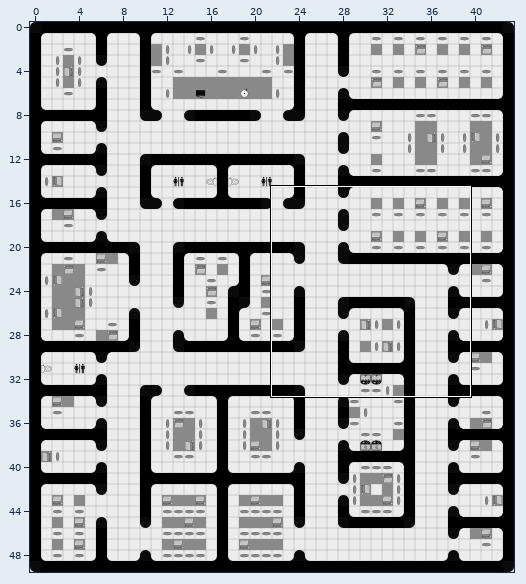
An edit to a level. Tiled map, flask/assets/map3.tmx. Above: a wide view before the commit, with the close-up outlined.
Close-up. The starting point:
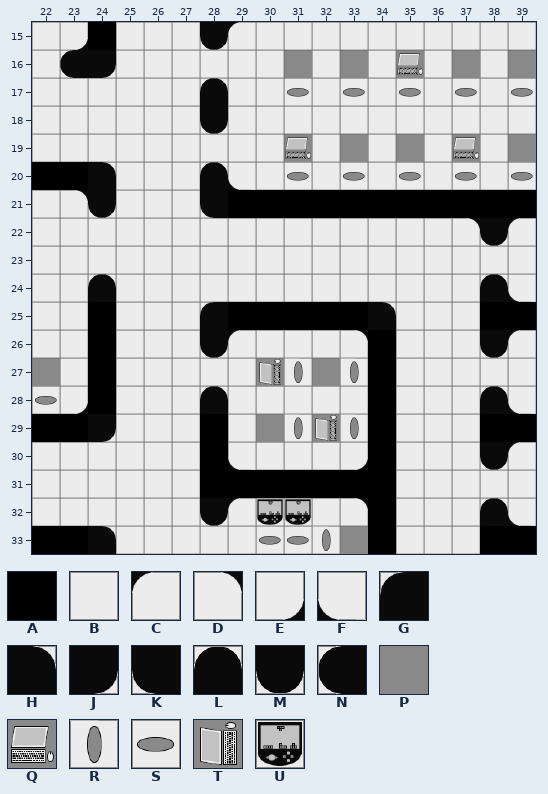
Cells are 64x64 px. Shown: x 22..39, y 15..33. The commit also changed other parts of the map, which this record leaves out. Tiles whose own drawing changed are shown in their newer look in all pictures.
Key: from "tiles2": A 0, B 1, C 2, D 3, E 4, F 5, G 6, H 7, J 8, K 9, L 10, M 11, N 12, P 14, Q 15, R 16, S 17, T 18, U 27.
_ is an empty cell, # one hidden under a higher layer.
Layer "Below Player" before, first column x 22:
15 BE#BBB#CBBBBBBBBBB
16 B##BBBBBB#B#B#B#B#
17 BBBBBB#BBSBSBSBSBS
18 BBBBBB#BBBBBBBBBBB
19 BBBBBBBBB#B#B#B#B#
20 ###BBB#FBSBSBSBSBS
21 BD#BBB############
22 BBBBBBBBBBBBBBBD#C
23 BBBBBBBBBBBBBBBBBB
24 BB#BBBBBBBBBBBBB#F
25 BB#BBB#######BBB##
26 BB#BBB#CBBBD#BBB#C
27 #B#BBBBB#R#R#BBBBB
28 SE#BBB#BBBBB#BBB#F
29 ###BBB#B#R#R#BBB##
30 BBBBBB#FBBBE#BBB#C
31 BBBBBB#######BBBBB
32 BBBBBB#C##BD#BBB#F
33 ###BBBBBSSR##BBB##
Layer "World" before, first column x 22:
15 __A___M___________
16 _NJ______P_P_Q_P_P
17 ______L___________
18 ______M___________
19 _________Q_P_P_Q_P
20 AAH___L___________
21 __M___KAAAAAAAAAAA
22 ________________M_
23 __________________
24 __L_____________L_
25 __A___GAAAAAH___AA
26 __A___M_____A___M_
27 P_A_____T_P_A_____
28 __A___L_____A___L_
29 AAJ___A_P_T_A___AA
30 ______A_____A___M_
31 ______AAAAAAA_____
32 ______M_UU__A___L_
33 AAH________PA___AA
After the commit:
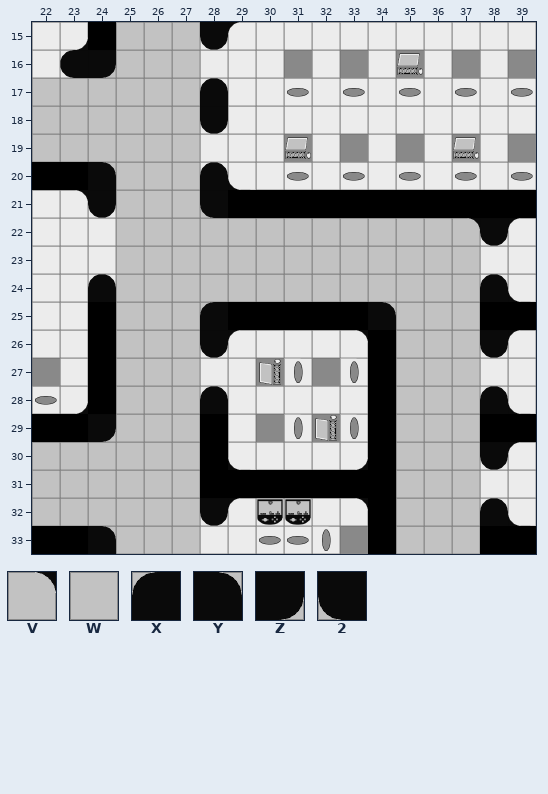
Further tiles: from "tiles2": V 31, W 34, X 35, Y 36, Z 37, 2 38.
The exact change:
Changed rows in their new state; . is an unchanged cell.
Layer "Below Player":
first column x 22:
15 ...WWW..........
16 ...WWW..........
17 WWWWWW..........
18 WWWWWW..........
19 WWWWWW..........
20 ...WWW..........
21 ...WWW..........
22 ...WWWWWWWWWWWWV
23 ...WWWWWWWWWWWWW
24 ...WWWWWWWWWWWWW
25 ...WWW.......WWW
26 ...WWW.......WWW
27 ...WWW.......WWW
28 ...WWW.......WWW
29 ...WWW.......WWW
30 WWWWWW.......WWW
31 WWWWWW.......WWW
32 WWWWWW.......WWW
33 ...WWW.......WWW
Layer "World":
first column x 24:
16 Z
first column x 24:
20 Y....
21 ....2
first column x 28:
25 X.....Y
first column x 24:
29 Z
first column x 24:
33 Y
Changed places in both close-ups, as pixel boxes (x1, y1, x2, y2):
changed: (32, 22, 480, 554)
